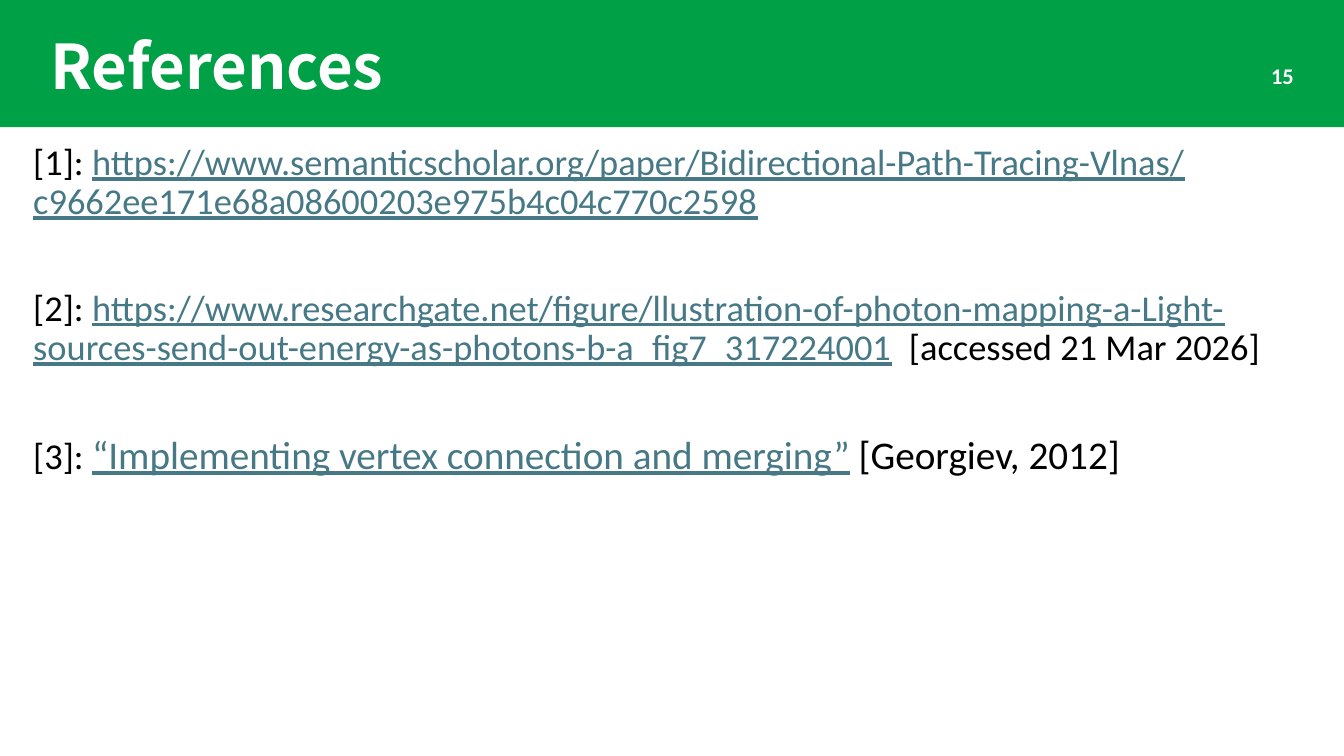
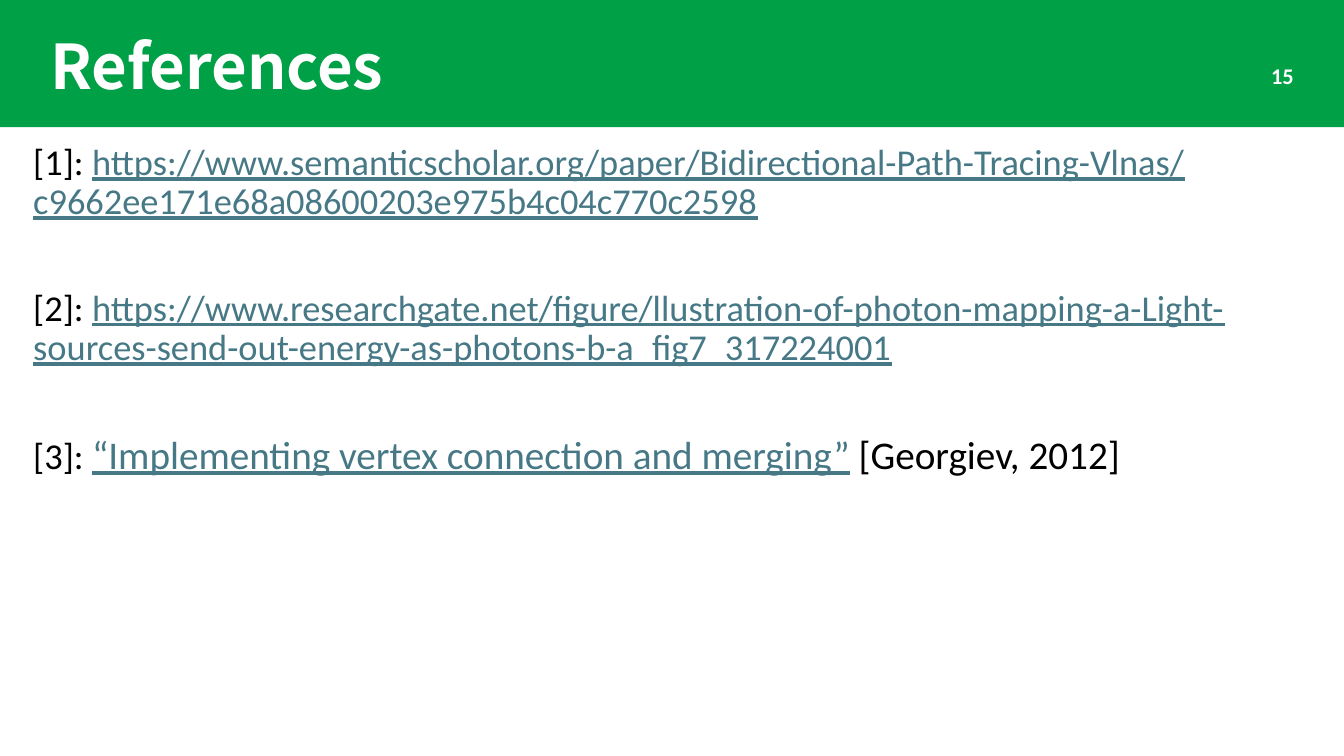
Before and after one commit to ichi-raven/paper-introductions, a slide deck: slide 15 of Light Transport Simulation with Vertex Connection and Merging.pptx. Drawn at 1344x756 pixels with LibreOffice and Linux fonts; fonts in the diff are those of the drawing. Boxes give left, top, right and bottom in pixels: in the first picture for what was removed or moved away, otherwise in the second. Text is boxed around its words. In the diff, an @@ line names an element or a change of style, - is before the commit and + after.

Commit message:
minor fixes

```diff
--- a/Light Transport Simulation with Vertex Connection and Merging.pptx
+++ b/Light Transport Simulation with Vertex Connection and Merging.pptx
@@ text at box(33, 294, 1223, 367): text changed @@
-[2]: https://www.researchgate.net/figure/llustration-of-photon-mapping-a-Light-sources-send-out-energy-as-photons-b-a_fig7_317224001 [accessed 21 Mar 2026]
+[2]: https://www.researchgate.net/figure/llustration-of-photon-mapping-a-Light-sources-send-out-energy-as-photons-b-a_fig7_317224001
```
